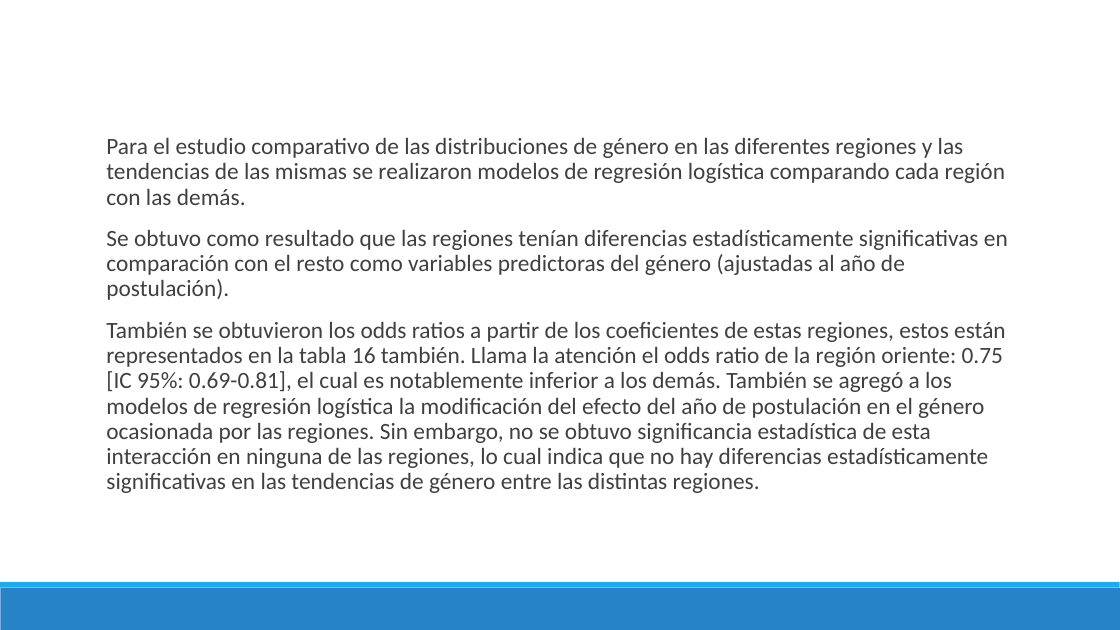
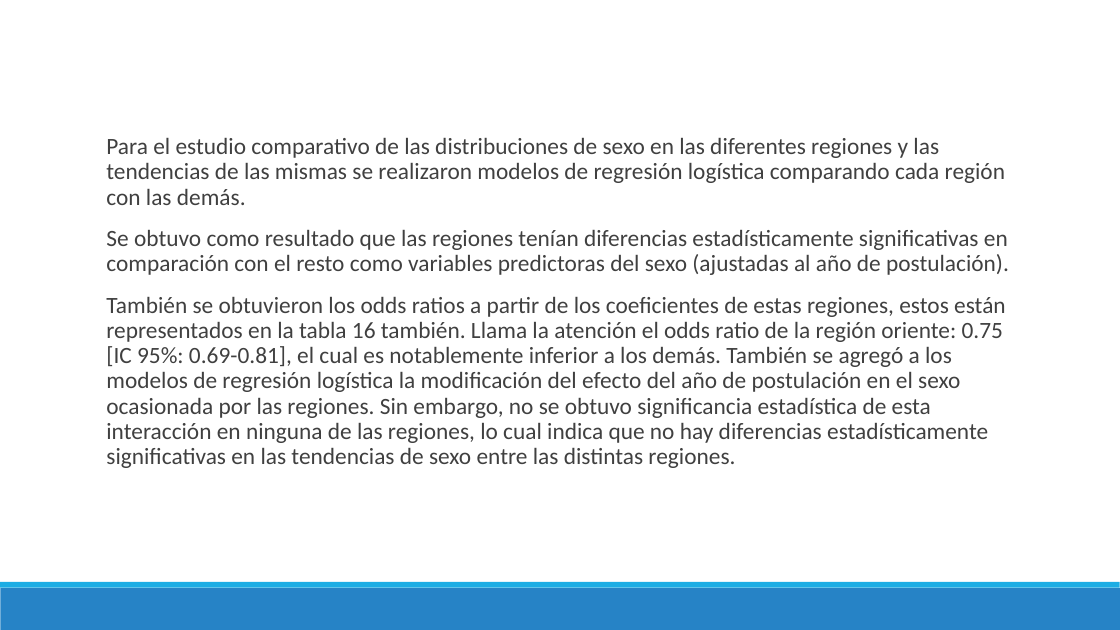
Before and after one commit to danimedi/tesis_genero_especialidades, a slide deck: slide 55 of doc/diapositivas_sustentacion_tesis.pptx. Drawn at 1120x630 pixels with LibreOffice and Linux fonts; fonts in the diff are those of the drawing. Boxes give left, top, right and bottom in pixels: in the first picture for what was removed or moved away, otherwise in the second. Text is boxed around its words. In the diff, an @@ line names an element or a change of style, - is before the commit and + after.

```diff
--- a/doc/diapositivas_sustentacion_tesis.pptx
+++ b/doc/diapositivas_sustentacion_tesis.pptx
@@ text at (x1=106, y1=138, x2=1009, y2=468): text changed @@
-  Para el estudio comparativo de las distribuciones de género en las diferentes regiones y las tendencias de las mismas se realizaron modelos de regresión logística comparando cada región con las demás.
-  Se obtuvo como resultado que las regiones tenían diferencias estadísticamente significativas en comparación con el resto como variables predictoras del género (ajustadas al año de postulación).
-  También se obtuvieron los odds ratios a partir de los coeficientes de estas regiones, estos están representados en la tabla 16 también. Llama la atención el odds ratio de la región oriente: 0.75 [IC 95%: 0.69-0.81], el cual es notablemente inferior a los demás. También se agregó a los modelos de regresión logística la modificación del efecto del año de postulación en el género ocasionada por las regiones. Sin embargo, no se obtuvo significancia estadística de esta interacción en ninguna de las regiones, lo cual indica que no hay diferencias estadísticamente significativas en las tendencias de género entre las distintas regiones.
+  Para el estudio comparativo de las distribuciones de sexo en las diferentes regiones y las tendencias de las mismas se realizaron modelos de regresión logística comparando cada región con las demás.
+  Se obtuvo como resultado que las regiones tenían diferencias estadísticamente significativas en comparación con el resto como variables predictoras del sexo (ajustadas al año de postulación).
+  También se obtuvieron los odds ratios a partir de los coeficientes de estas regiones, estos están representados en la tabla 16 también. Llama la atención el odds ratio de la región oriente: 0.75 [IC 95%: 0.69-0.81], el cual es notablemente inferior a los demás. También se agregó a los modelos de regresión logística la modificación del efecto del año de postulación en el sexo ocasionada por las regiones. Sin embargo, no se obtuvo significancia estadística de esta interacción en ninguna de las regiones, lo cual indica que no hay diferencias estadísticamente significativas en las tendencias de sexo entre las distintas regiones.
```
Also in this commit, not shown: 48 other slides changed, 2 other files.
